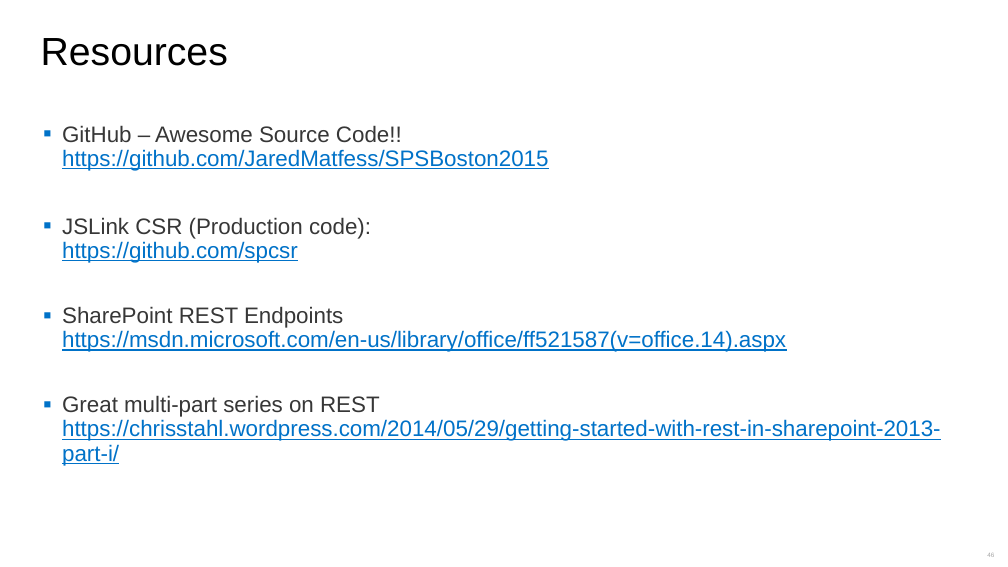
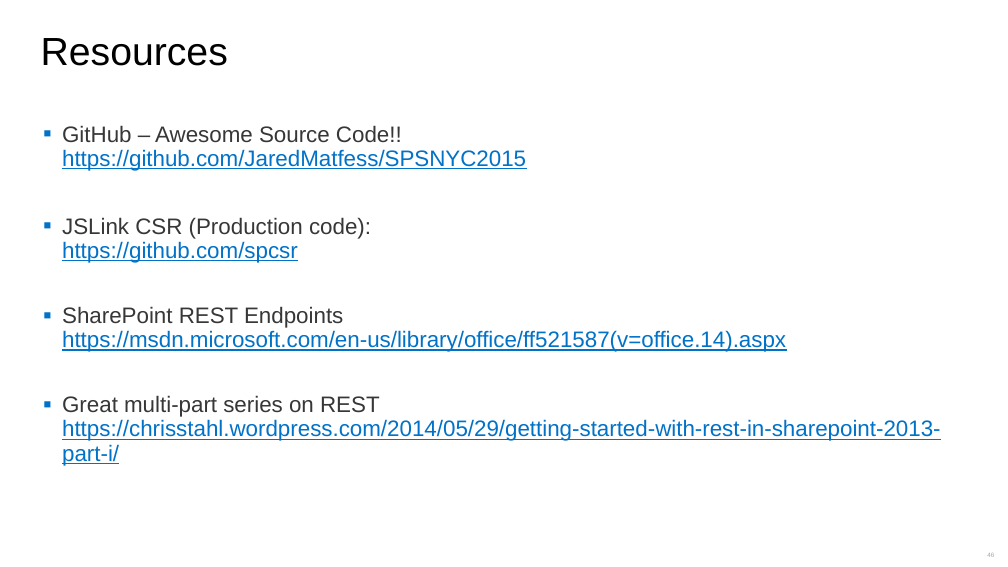
Before and after one commit to JaredMatfess/SPSNYC2015, a slide deck: slide 46 of Matfess - Art of Building Business Solutions.pptx. Drawn at 1008x567 pixels with LibreOffice and Linux fonts; fonts in the diff are those of the drawing. Boxes give left, top, right and bottom in pixels: in the first picture for what was removed or moved away, otherwise in the second. Text is boxed around its words. In the diff, an @@ line names an element or a change of style, - is before the commit and + after.

Commit message:
SharePoint Saturday NYC Slides

```diff
--- a/Matfess - Art of Building Business Solutions.pptx
+++ b/Matfess - Art of Building Business Solutions.pptx
@@ text at bbox=[62, 125, 526, 171]: text changed @@
-▪ GitHub – Awesome Source Code!!
-  https://github.com/JaredMatfess/SPSBoston2015
+▪ GitHub – Awesome Source Code!!
+  https://github.com/JaredMatfess/SPSNYC2015
```
